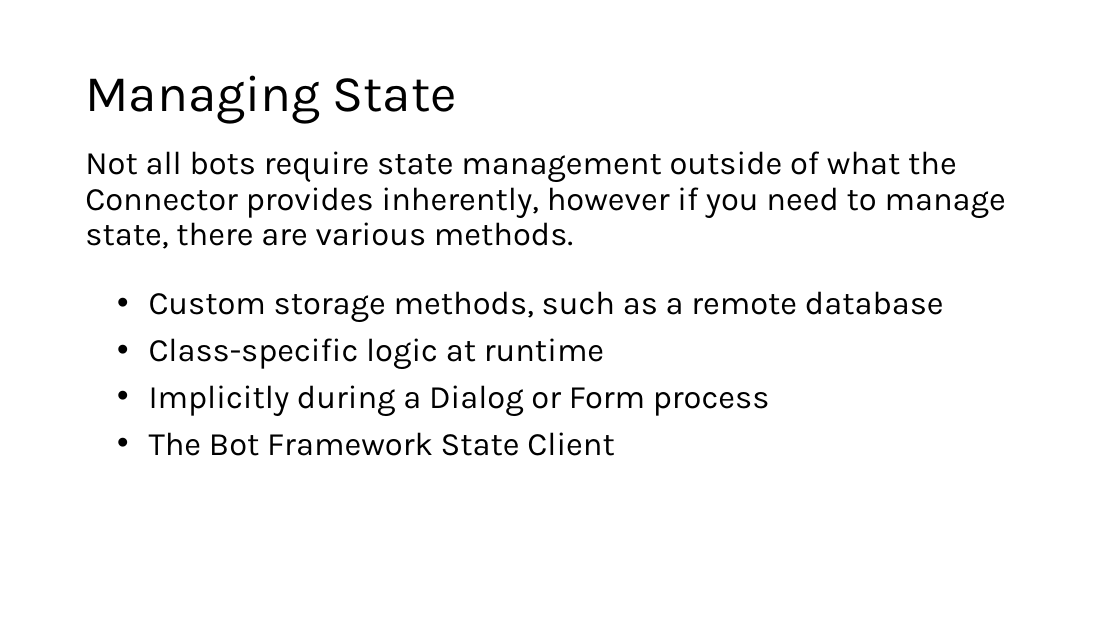
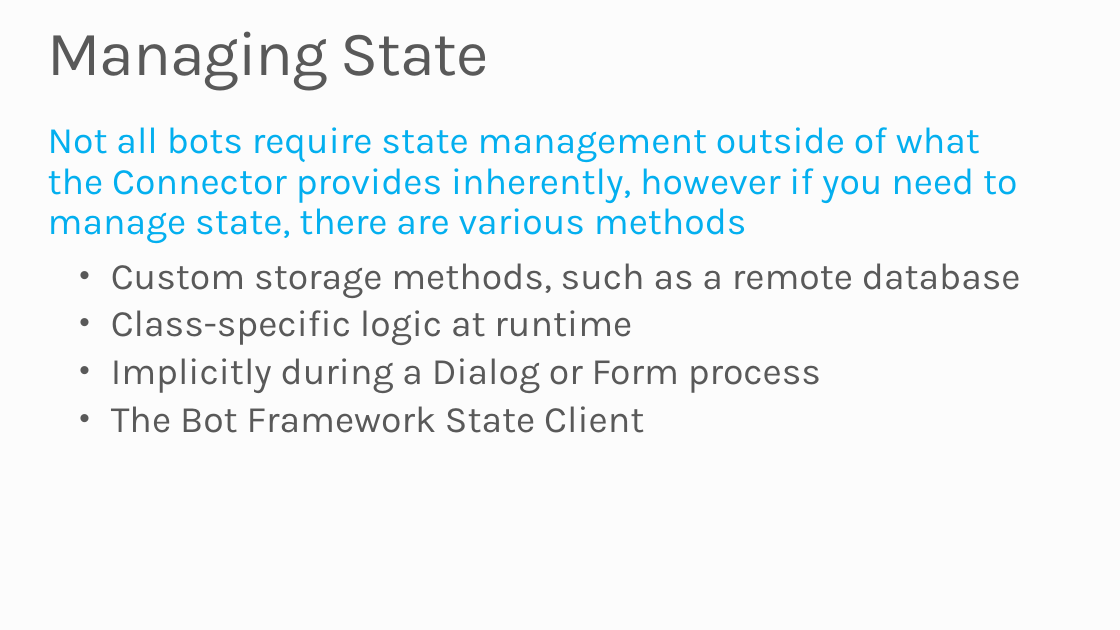
Before and after one commit to MSRConnections/Azure-training-course, a slide deck: slide 11 of Content/Bots (Draft)/Microsoft Bot Framework.pptx. Drawn at 1120x630 pixels with LibreOffice and Linux fonts; fonts in the diff are those of the drawing; background and template pictures are left out. Boxes give left, top, right and bottom in pixels: in the first picture for what was removed or moved away, otherwise in the second. Text is boxed around its words. In the diff, an @@ line names an element or a change of style, - is before the commit and + after.

Commit message:
Updated Bots slides

```diff
--- a/Content/Bots (Draft)/Microsoft Bot Framework.pptx
+++ b/Content/Bots (Draft)/Microsoft Bot Framework.pptx
@@ background #FFFFFF to #FCFCFC @@
@@ title "Managing State": place and size @@
-title "Managing State" at bbox=[85, 75, 457, 123]
+title "Managing State" at bbox=[48, 31, 489, 90]
@@ title "Managing State" at bbox=[48, 31, 489, 90]: size 44 to 54 pt, text colour #000000 to #595959, letter spacing 0 to -1 pt; vertical alignment middle to top @@
@@ text at bbox=[48, 127, 1017, 244]: text changed; size 28 to 32 pt; text colour #000000 to #03AFEF @@
-Not all bots require state management outside of what the Connector provides inherently, however if you need to manage state, there are various methods.
+Not all bots require state management outside of what the Connector provides inherently, however if you need to manage state, there are various methods
@@ text "Custom storage methods, such as ...": place and size @@
-text "Custom storage methods, such as ..." at bbox=[149, 291, 944, 456]
+text "Custom storage methods, such as ..." at bbox=[111, 263, 1021, 433]
@@ text "Custom storage methods, such as ..." at bbox=[111, 263, 1021, 433]: size 28 to 32 pt, text colour #000000 to #595959; less space between paragraphs @@
```
Also in this commit, not shown: 14 other slides changed.
